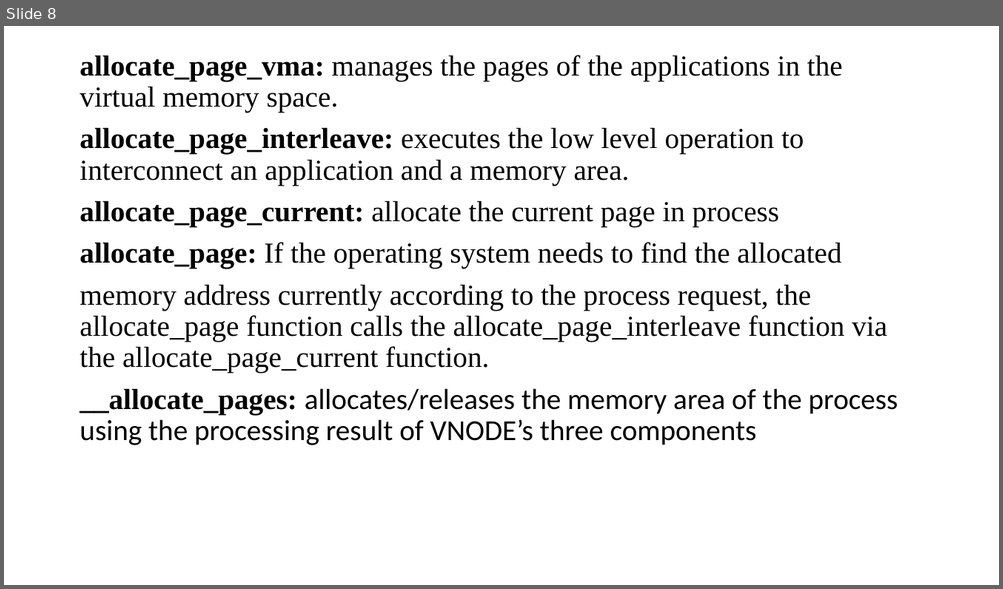
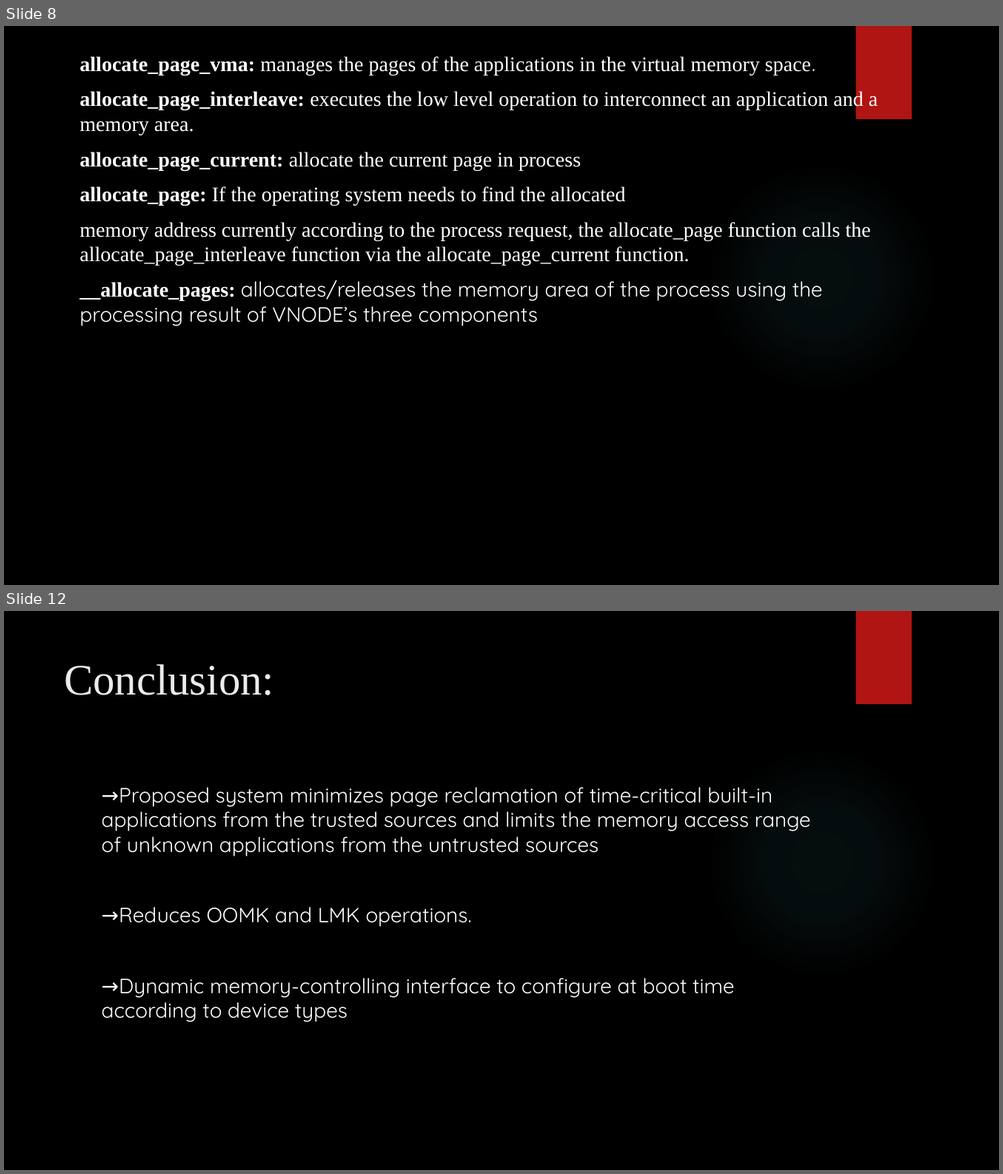
Before and after one commit to chaitanya-40/Virtual-Nodes-Partitioning-to-improve-performance-in-mobile-platform, a slide deck: presentation paper.pptx. Shown one above the other, each under a label of ours: slide 8 before the commit, slides 8 and 12 after it; the slides between them are not shown. The pictures are 1003x589 and 1003x1174 pixels, drawn with LibreOffice and Linux fonts; fonts in the diff are those of the drawing; background and template pictures are left out. Boxes give left, top, right and bottom in pixels: in the first picture for what was removed or moved away, otherwise in the second. Text is boxed around its words. In the diff, an @@ line names an element or a change of style, - is before the commit and + after.

```diff
--- a/presentation paper.pptx
+++ b/presentation paper.pptx
@@ slide 12 added at box(4, 611, 999, 1170), background picture (left out); not listed: 2 template elements that a slide beside it also shows @@
@@ title added at box(64, 664, 274, 695), 42 pt, text #EBEBEB @@
+Conclusion:
@@ text added at box(102, 787, 811, 1022), 20 pt, text #FFFFFF @@
+→Proposed system minimizes page reclamation of time-critical built-in applications from the trusted sources and limits the memory access range of unknown applications from the untrusted sources
+→Reduces OOMK and LMK operations.
+→Dynamic memory-controlling interface to configure at boot time according to device types
@@ slide 8 changed as well @@
@@ background #FFFFFF to picture (left out) @@
@@ text "allocate_page_vma: manages the pages of ..." at box(79, 56, 877, 326): size 28 to 20 pt, text colour #000000 to #FFFFFF; font Calibri to Quicksand in "space.", "allocates/releases the memory area of the process ..."; line spacing 0.9 to 1 @@
@@ rectangle added at box(855, 26, 911, 119), fill #B01513 @@
@@ ellipse added at box(706, 163, 936, 392), fill gradient #50B9C1 @@
```
Also in this commit, not shown: 7 other slides changed, 4 other slides added, 1 slide removed.
